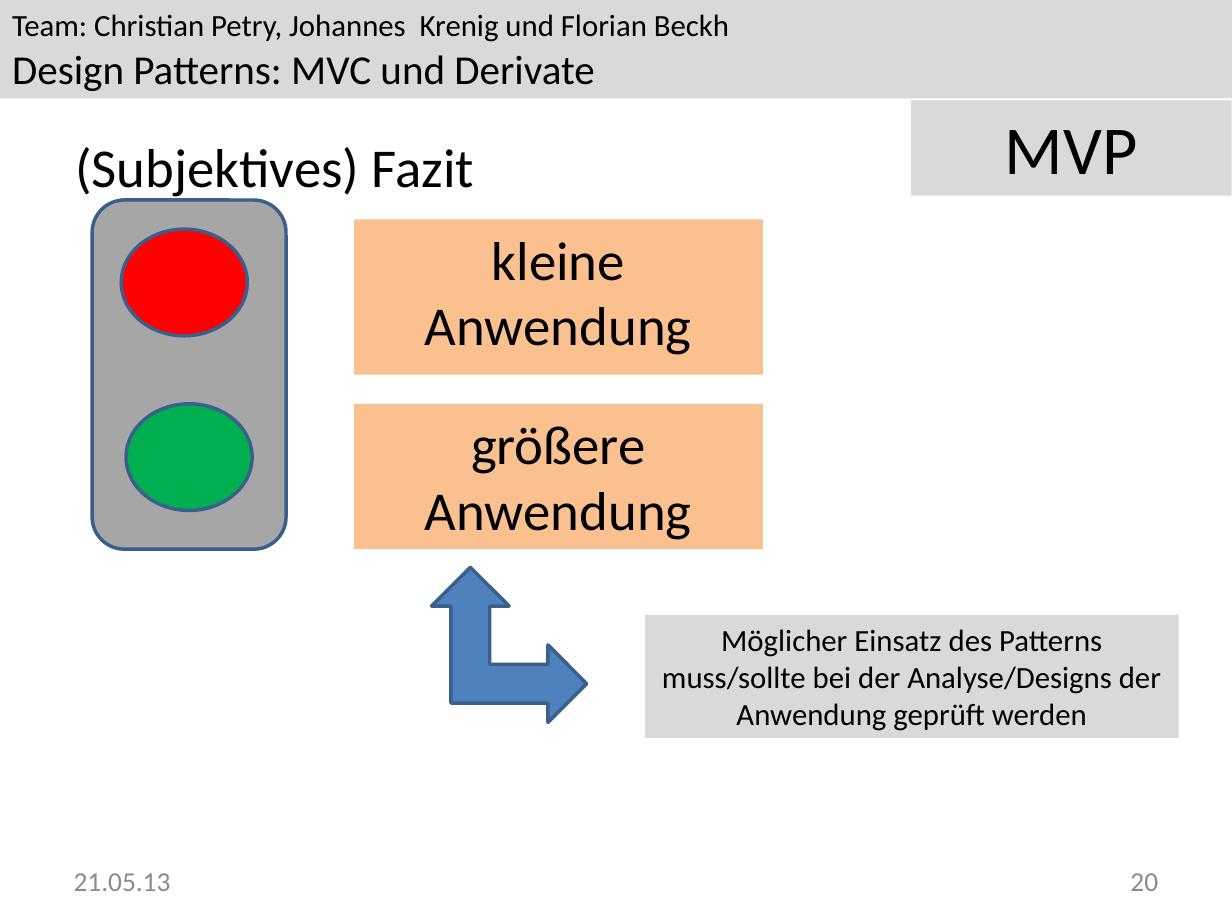
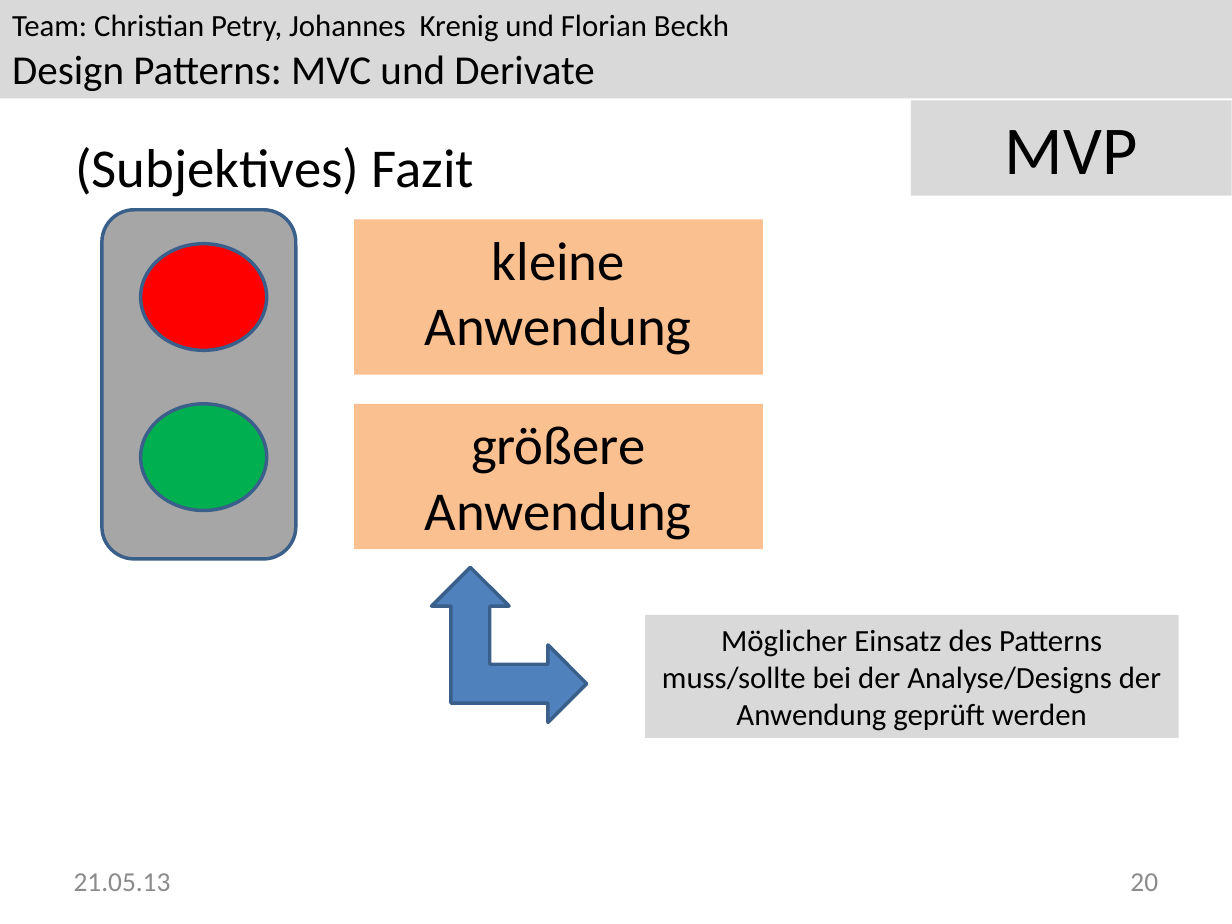
Before and after one commit to Greever/Design-Pattern-MVC, a slide deck: slide 20 of Dokumentation/Praesentation/MVP.pptx. Drawn at 1232x924 pixels with LibreOffice and Linux fonts; fonts in the diff are those of the drawing; background and template pictures are left out. Boxes give left, top, right and bottom in pixels: in the first picture for what was removed or moved away, otherwise in the second. Text is boxed around its words. In the diff, an @@ line names an element or a change of style, - is before the commit and + after.

```diff
--- a/Dokumentation/Praesentation/MVP.pptx
+++ b/Dokumentation/Praesentation/MVP.pptx
@@ rounded rectangle: place and size @@
-rounded rectangle at box(92, 200, 286, 548)
+rounded rectangle at box(102, 209, 296, 558)
@@ ellipse: place and size @@
-ellipse at box(121, 229, 246, 336)
+ellipse at box(140, 244, 266, 351)
@@ ellipse: place and size @@
-ellipse at box(126, 404, 251, 511)
+ellipse at box(140, 404, 266, 511)
```
Also in this commit, not shown: 8 other slides changed.
